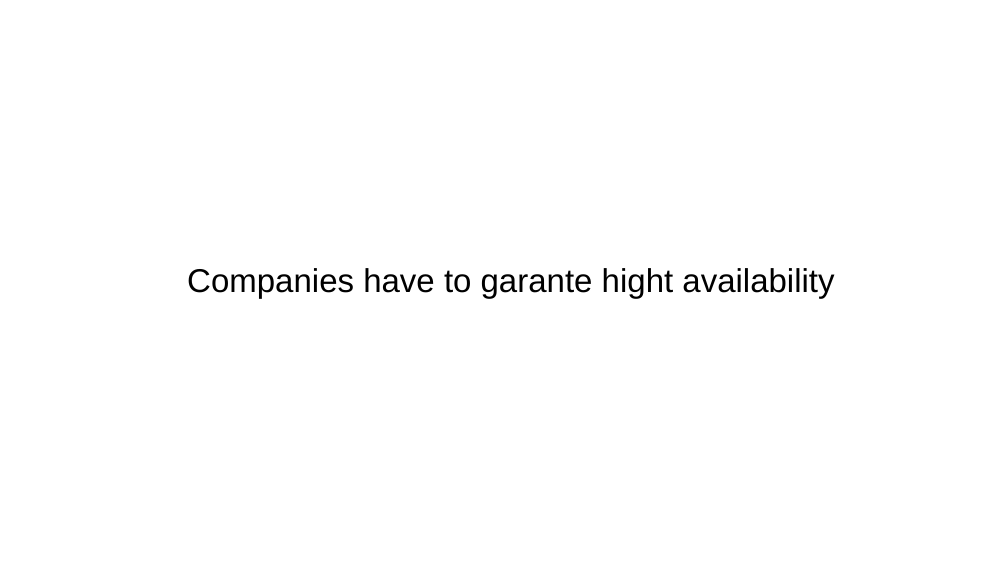
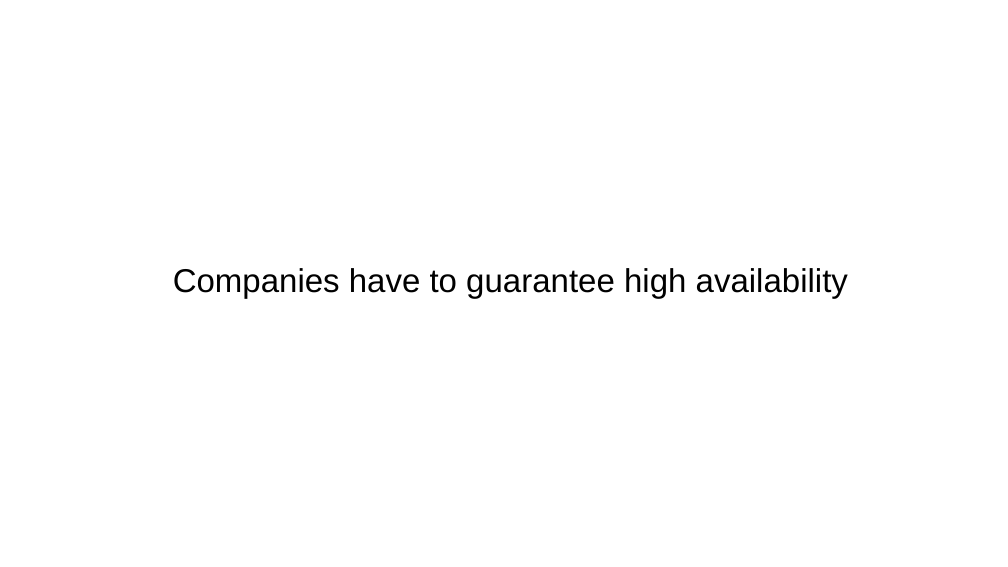
Before and after one commit to BaptisteMeynier/Kubernetes-Presentation, a slide deck: slide 3 of doc/presentationKube.odp. Drawn at 1008x567 pixels with LibreOffice and Linux fonts; fonts in the diff are those of the drawing; background and template pictures are left out. Boxes give left, top, right and bottom in pixels: in the first picture for what was removed or moved away, otherwise in the second. Text is boxed around its words. In the diff, an @@ line names an element or a change of style, - is before the commit and + after.

```diff
--- a/doc/presentationKube.odp
+++ b/doc/presentationKube.odp
@@ text at bbox=[173, 268, 848, 298]: text changed @@
-Companies have to garante hight availability
+Companies have to guarantee high availability
```
Also in this commit, not shown: 5 other slides changed, 20 other files.
